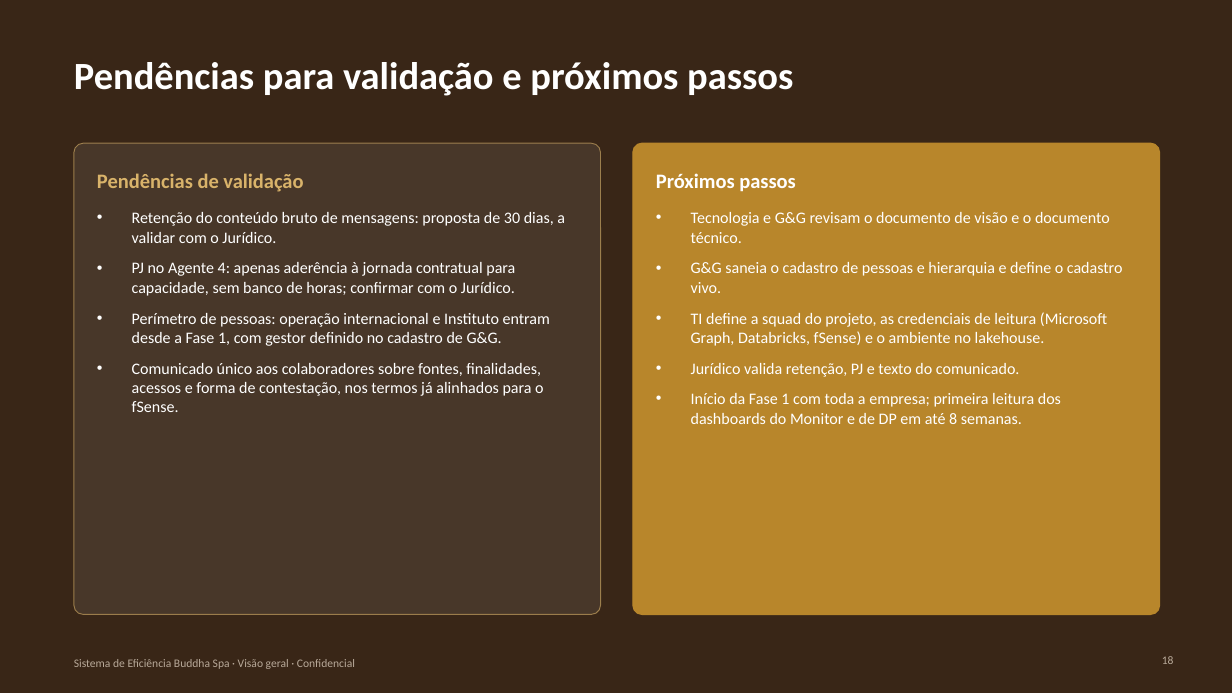
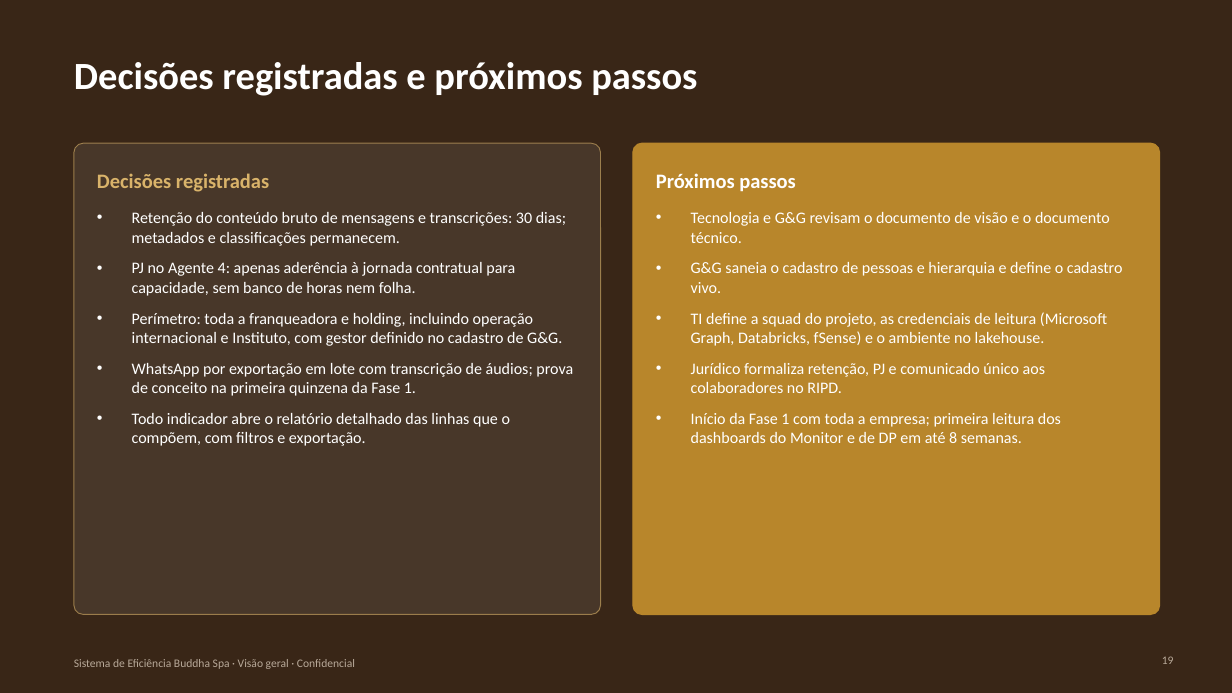
Before and after one commit to galbanesi1357/buddhaspa, a slide deck: slide 19 of docs/sistema-eficiencia/Sistema_Eficiencia_Buddha_Spa_Apresentacao_v1.pptx (slide 18 before the commit). Drawn at 1232x693 pixels with LibreOffice and Linux fonts; fonts in the diff are those of the drawing. Boxes give left, top, right and bottom in pixels: in the first picture for what was removed or moved away, otherwise in the second. Text is boxed around its words. In the diff, an @@ line names an element or a change of style, - is before the commit and + after.

```diff
--- a/docs/sistema-eficiencia/Sistema_Eficiencia_Buddha_Spa_Apresentacao_v1.pptx
+++ b/docs/sistema-eficiencia/Sistema_Eficiencia_Buddha_Spa_Apresentacao_v1.pptx
@@ title at bbox=[74, 62, 697, 96]: text changed @@
-Pendências para validação e próximos passos
+Decisões registradas e próximos passos
@@ text at bbox=[97, 173, 269, 192]: text changed @@
-Pendências de validação
+Decisões registradas
@@ text at bbox=[132, 212, 573, 446]: text changed @@
-• Retenção do conteúdo bruto de mensagens: proposta de 30 dias, a validar com o Jurídico.
-• PJ no Agente 4: apenas aderência à jornada contratual para capacidade, sem banco de horas; confirmar com o Jurídico.
-• Perímetro de pessoas: operação internacional e Instituto entram desde a Fase 1, com gestor definido no cadastro de G&G.
-• Comunicado único aos colaboradores sobre fontes, finalidades, acessos e forma de contestação, nos termos já alinhados para o fSense.
+• Retenção do conteúdo bruto de mensagens e transcrições: 30 dias; metadados e classificações permanecem.
+• PJ no Agente 4: apenas aderência à jornada contratual para capacidade, sem banco de horas nem folha.
+• Perímetro: toda a franqueadora e holding, incluindo operação internacional e Instituto, com gestor definido no cadastro de G&G.
+• WhatsApp por exportação em lote com transcrição de áudios; prova de conceito na primeira quinzena da Fase 1.
+• Todo indicador abre o relatório detalhado das linhas que o compõem, com filtros e exportação.
@@ text at bbox=[691, 363, 1045, 393]: text changed @@
-• Jurídico valida retenção, PJ e texto do comunicado.
+• Jurídico formaliza retenção, PJ e comunicado único aos colaboradores no RIPD.
```
Also in this commit, not shown: 3 other slides changed, 1 slide added, 8 other files.
